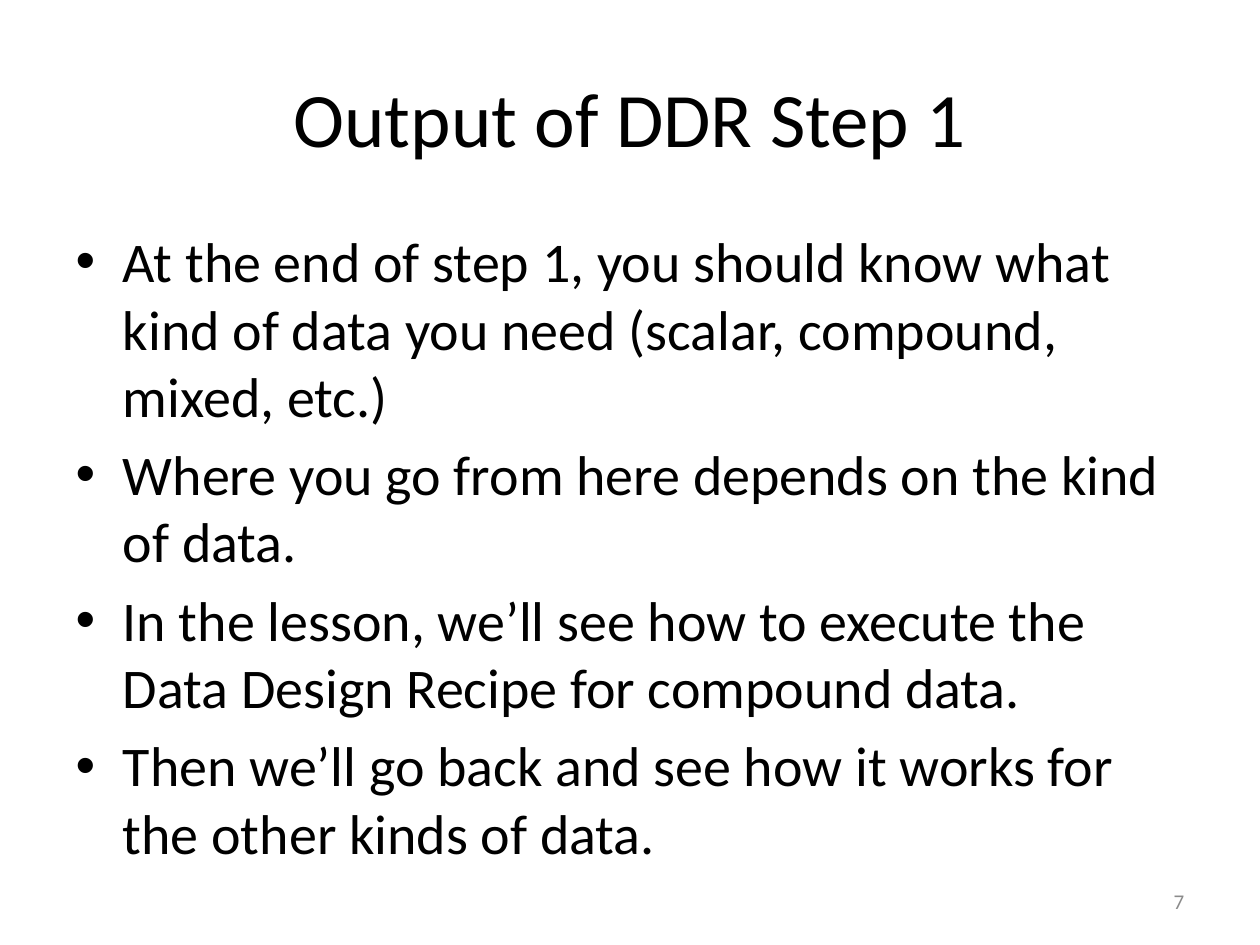
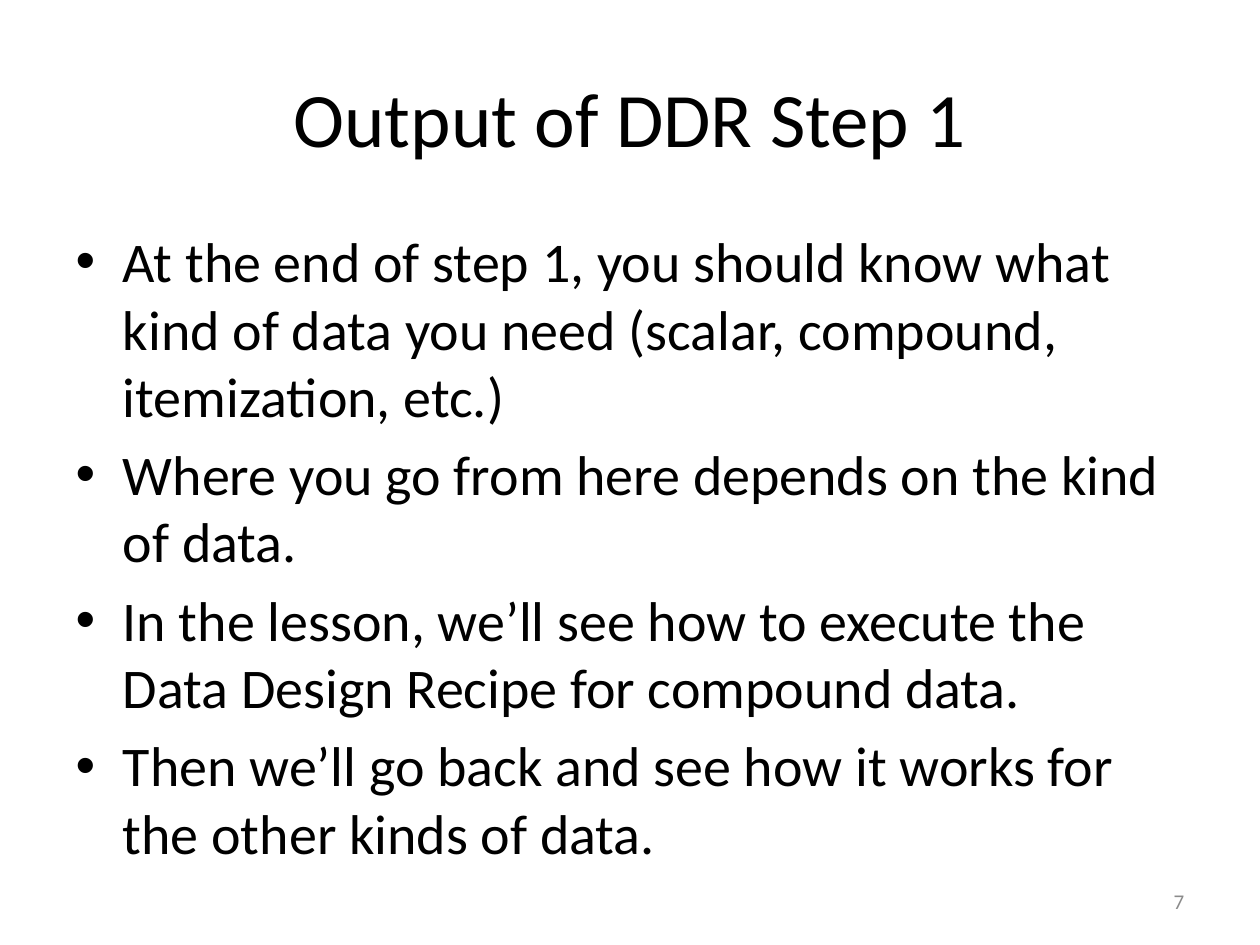
Before and after one commit to mwand/cs5010f17, a slide deck: slide 7 of Slides/Lesson 1.3 The Data Design Recipe.pptx. Drawn at 1260x945 pixels with LibreOffice and Linux fonts; fonts in the diff are those of the drawing. Boxes give left, top, right and bottom in pixels: in the first picture for what was removed or moved away, otherwise in the second. Text is boxed around its words. In the diff, an @@ line names an element or a change of style, - is before the commit and + after.

Commit message:
removed last few occurrences of 'mixed'

```diff
--- a/Slides/Lesson 1.3 The Data Design Recipe.pptx
+++ b/Slides/Lesson 1.3 The Data Design Recipe.pptx
@@ text at (x1=123, y1=243, x2=1109, y2=425): text changed @@
-• At the end of step 1, you should know what kind of data you need (scalar, compound, mixed, etc.)
+• At the end of step 1, you should know what kind of data you need (scalar, compound, itemization, etc.)
```
Also in this commit, not shown: 1 other slide changed, 2 other files.
